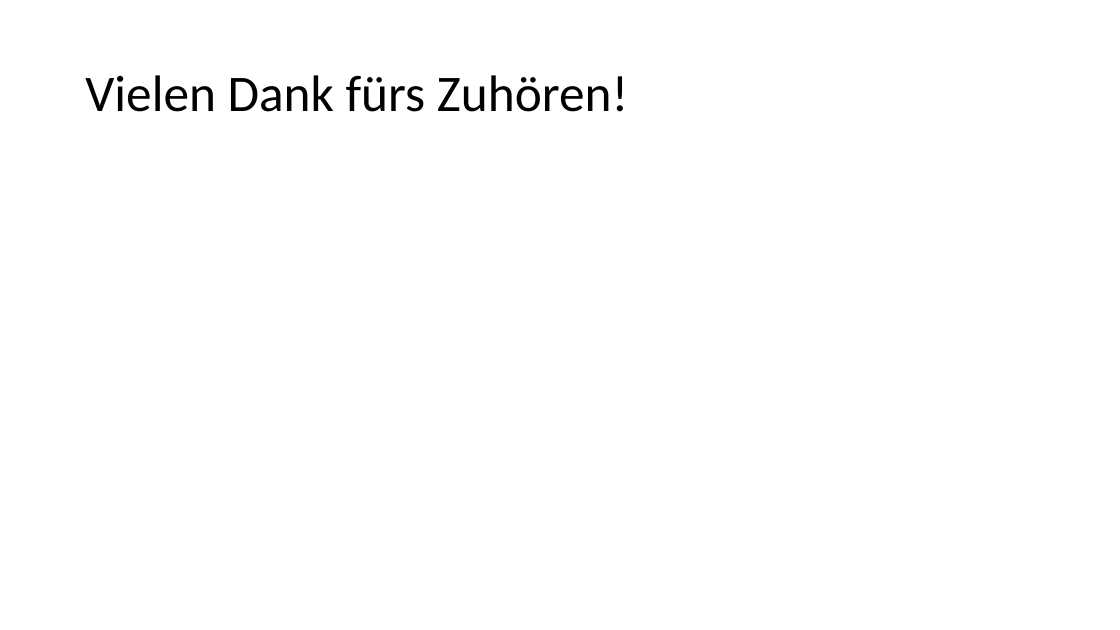
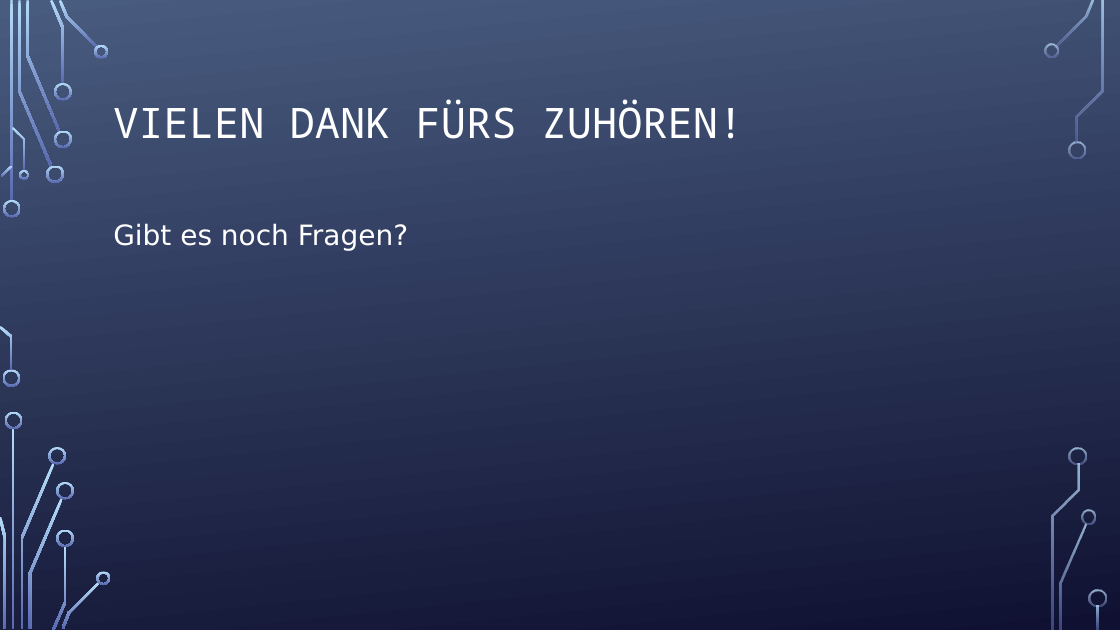
Before and after one commit to Sytoplis/InfProjekt2022, a slide deck: slide 10 of Präsentation Projektarbeit.pptx. Drawn at 1120x630 pixels with LibreOffice and Linux fonts; fonts in the diff are those of the drawing; background and template pictures are left out. Boxes give left, top, right and bottom in pixels: in the first picture for what was removed or moved away, otherwise in the second. Text is boxed around its words. In the diff, an @@ line names an element or a change of style, - is before the commit and + after.

```diff
--- a/Präsentation Projektarbeit.pptx
+++ b/Präsentation Projektarbeit.pptx
@@ background #FFFFFF to picture (left out) @@
@@ title at bbox=[113, 99, 744, 139]: text changed; size 44 to 36 pt; font Calibri to Noto Sans Mono; text colour #000000 to #FFFFFF @@
-Vielen Dank fürs Zuhören!
+VIELEN DANK FÜRS ZUHÖREN!
@@ text added at bbox=[113, 223, 408, 251], 24 pt, text #FFFFFF @@
+Gibt es noch Fragen?
@@ group added at bbox=[0, 0, 1107, 630]: 33 freeform shapes, 3 rectangles @@
```
Also in this commit, not shown: 2 other slides changed, 7 slides added, 7 slides removed.
